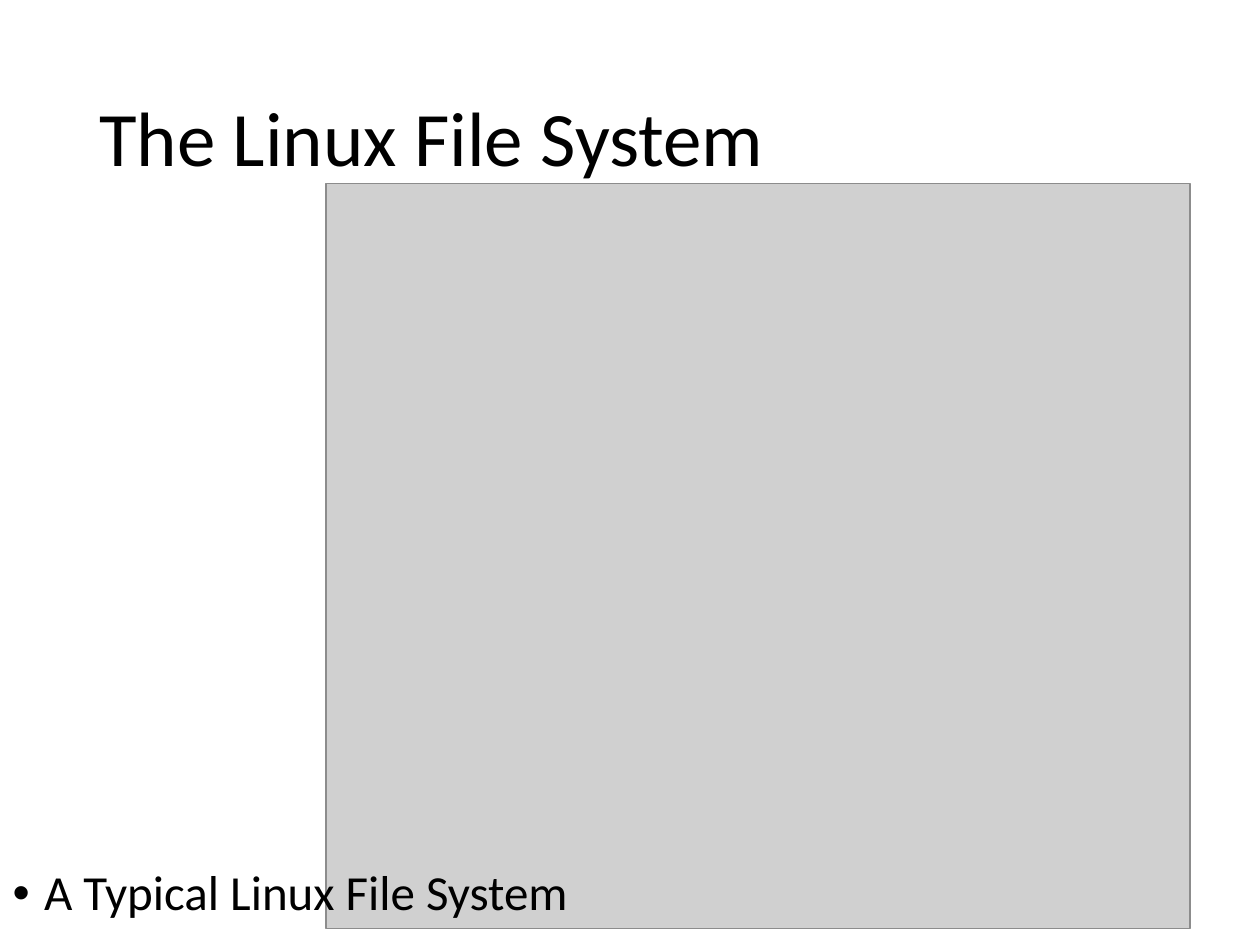
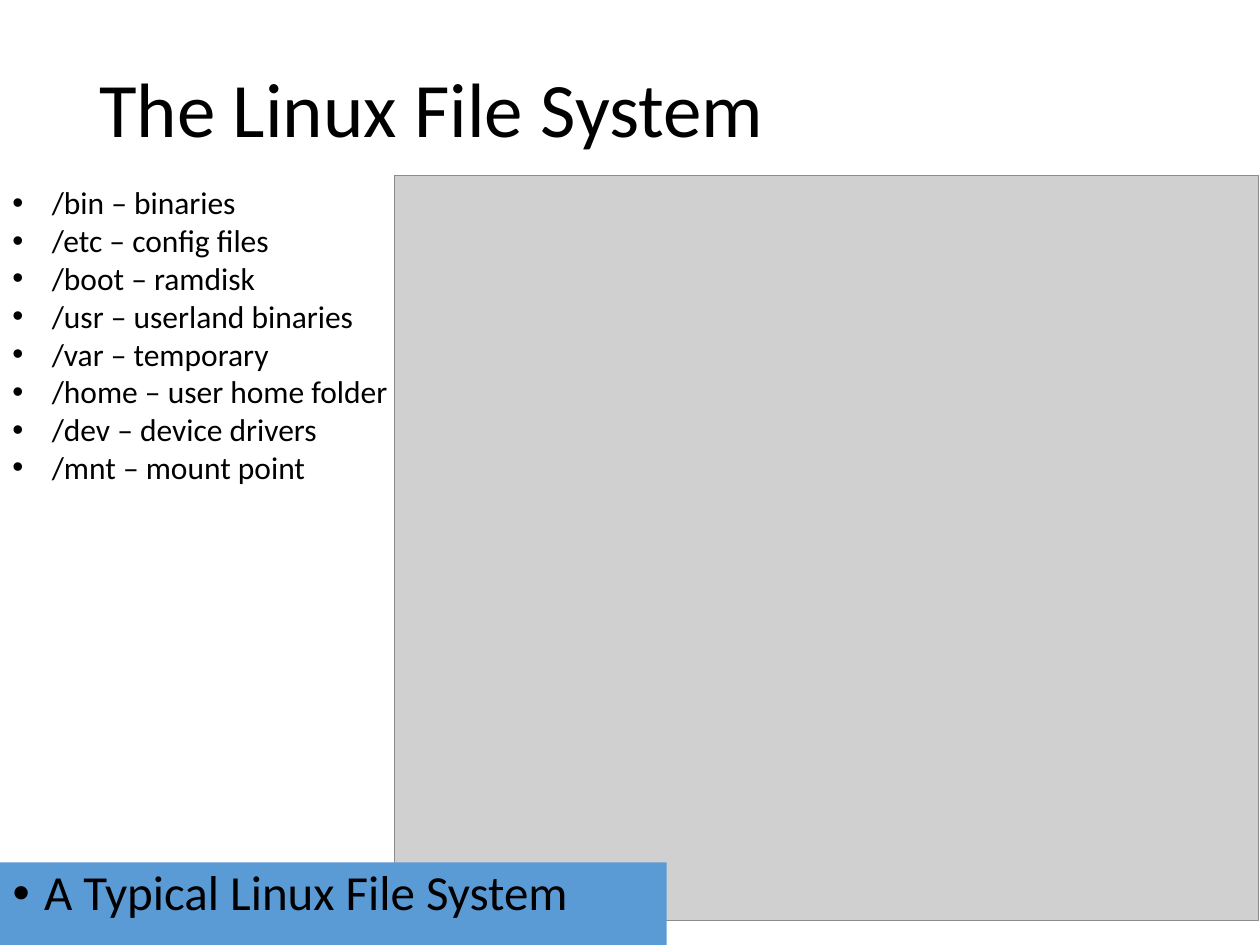
Before and after one commit to MarsUniversity/ece387-robotics, a slide deck: slide 7 of website/block_1_basics/lsn2/lsn2-linux.pptx. Drawn at 1260x945 pixels with LibreOffice and Linux fonts; fonts in the diff are those of the drawing; grey boxes stand for pictures. Boxes give left, top, right and bottom in pixels: in the first picture for what was removed or moved away, otherwise in the second. Text is boxed around its words. In the diff, an @@ line names an element or a change of style, - is before the commit and + after.

```diff
--- a/website/block_1_basics/lsn2/lsn2-linux.pptx
+++ b/website/block_1_basics/lsn2/lsn2-linux.pptx
@@ title "The Linux File System" rewrapped from bbox=[99, 112, 764, 184] to bbox=[99, 83, 764, 150] @@
@@ picture: place and size @@
-picture at bbox=[326, 184, 1191, 930]
+picture at bbox=[394, 175, 1259, 921]
@@ text added at bbox=[52, 192, 387, 484], 18 pt, text #000000 @@
+• /bin – binaries
+• /etc – config files
+• /boot – ramdisk
+• /usr – userland binaries
+• /var – temporary
+• /home – user home folder
+• /dev – device drivers
+• /mnt – mount point
@@ text "A Typical Linux File System": place and size @@
-text "A Typical Linux File System" at bbox=[44, 870, 567, 922]
+text "A Typical Linux File System" at bbox=[0, 862, 667, 945]
@@ text "A Typical Linux File System" at bbox=[0, 862, 667, 945]: fill none to #5B9BD5 @@
```
Also in this commit, not shown: 9 other slides changed, 5 slides added, 21 other files.
